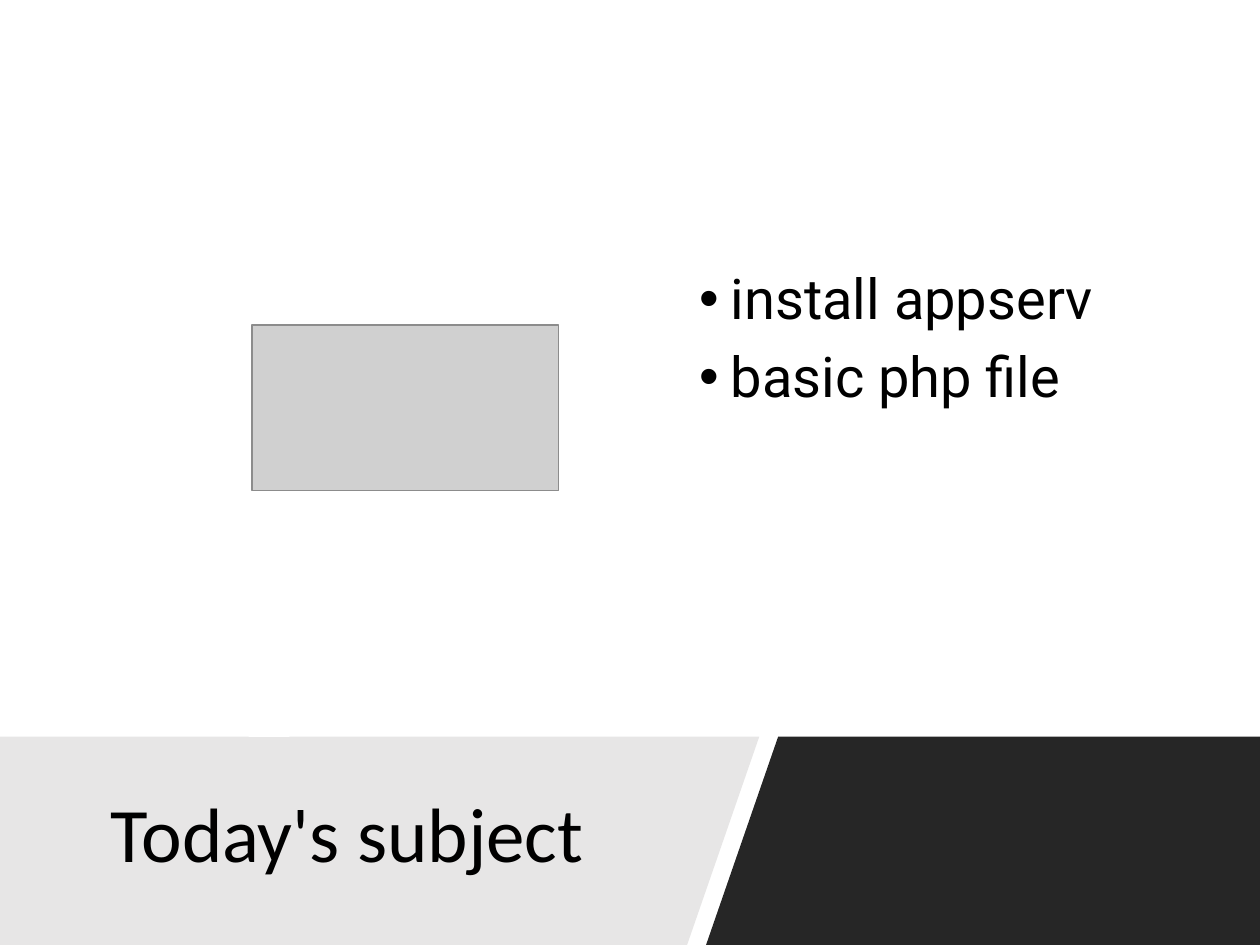
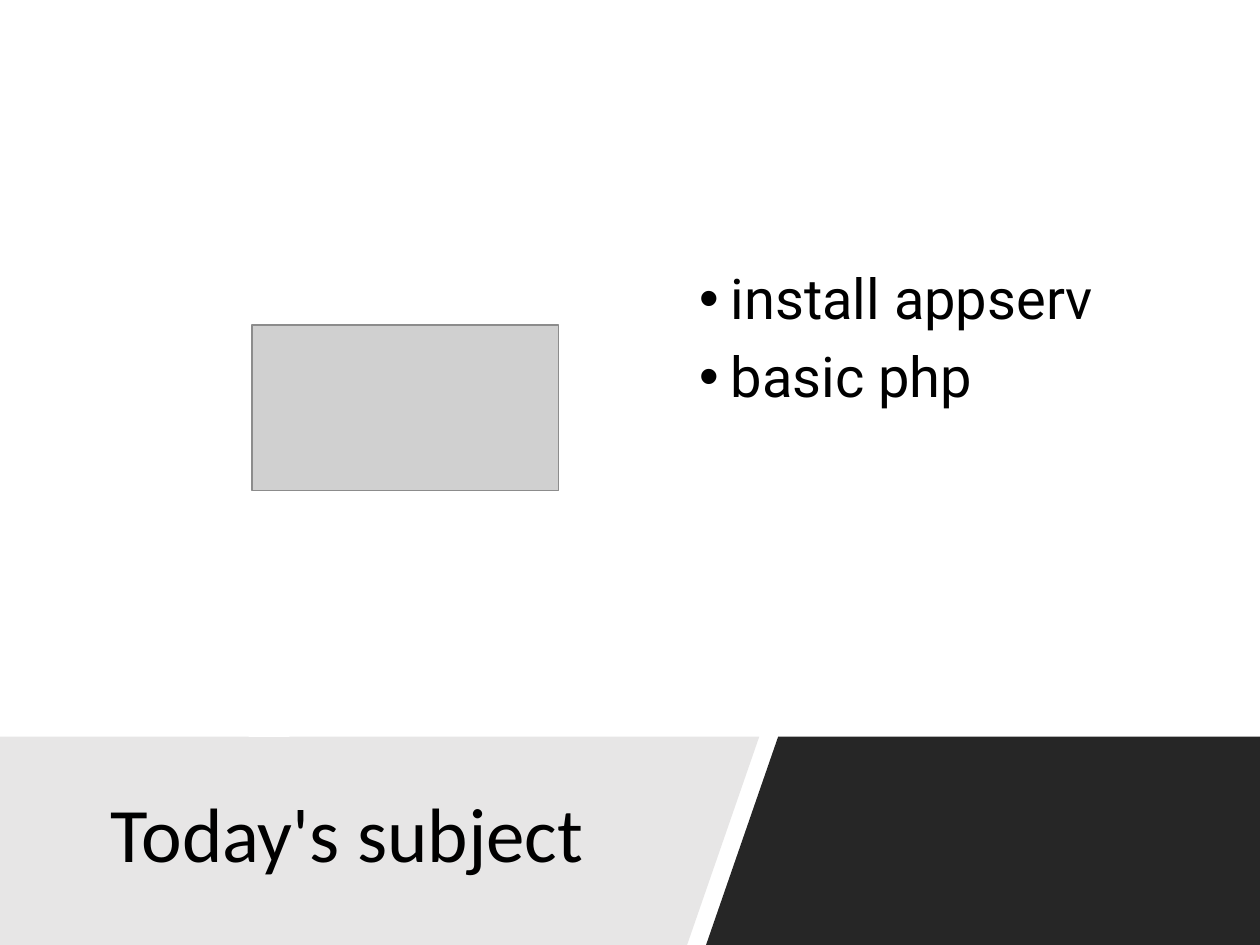
Before and after one commit to lastshogun13/php_lesson, a slide deck: slide 2 of ppt/lesson01.pptx. Drawn at 1260x945 pixels with LibreOffice and Linux fonts; fonts in the diff are those of the drawing; grey boxes stand for pictures. Boxes give left, top, right and bottom in pixels: in the first picture for what was removed or moved away, otherwise in the second. Text is boxed around its words. In the diff, an @@ line names an element or a change of style, - is before the commit and + after.

```diff
--- a/ppt/lesson01.pptx
+++ b/ppt/lesson01.pptx
@@ text at (x1=731, y1=355, x2=972, y2=409): text changed @@
-• basic php file
+• basic php
```
Also in this commit, not shown: 1 other slide changed, 1 other file.
